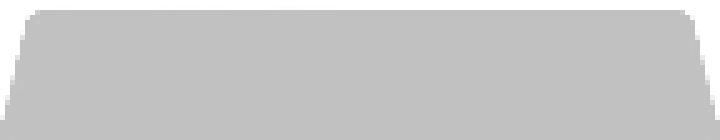
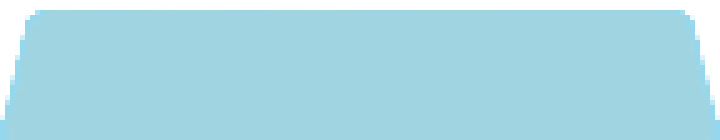
Layers edited between the first and the second w=720, h=140 image:
added layer "Layer 7 copy 3" above "Layer 5 copy" over 0, 10, 720, 140
added layer "Layer 5 copy" above "Layer 6" over 0, 10, 720, 140
hid "Layer 6" over 0, 10, 720, 140
hid "Layer 5" over 0, 10, 720, 140
